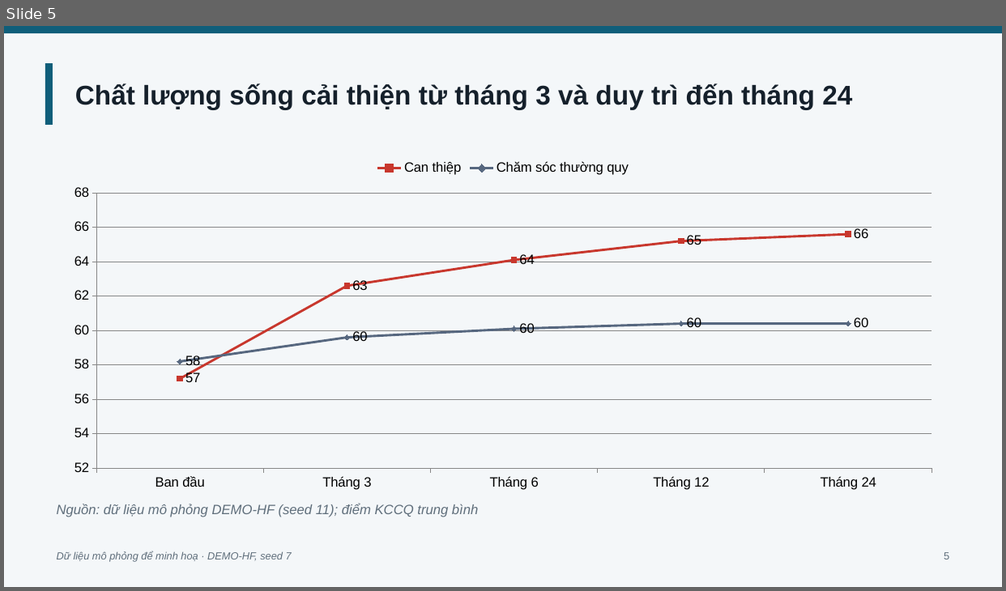
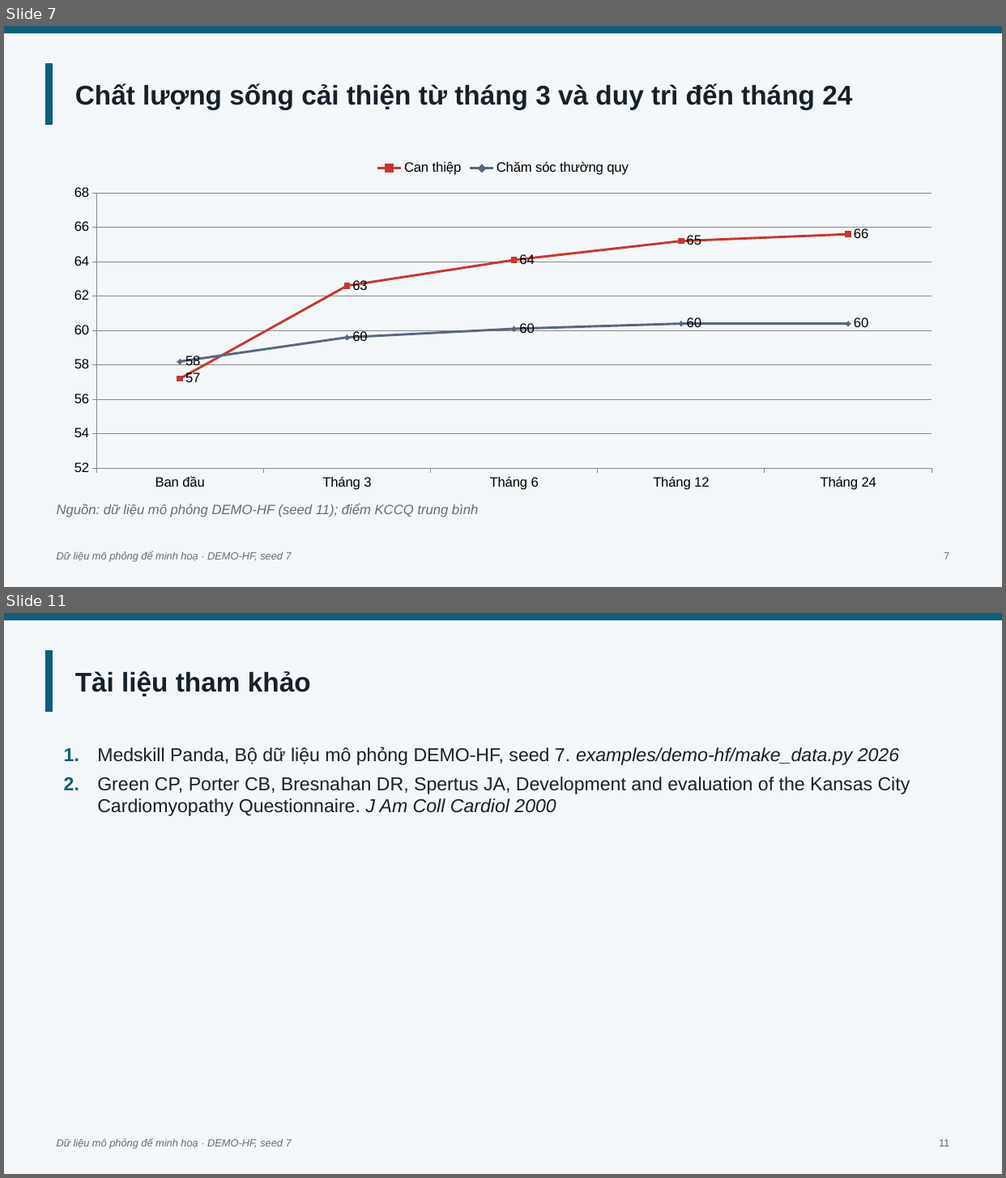
Before and after one commit to jackfeng94/medskill-panda, a slide deck: examples/demo-hf/pptx_vi/out/demo-hf.pptx. Shown one above the other, each under a label of ours: slide 5 before the commit, slides 7 and 11 after it; the slides between them are not shown. The pictures are 1006x591 and 1006x1178 pixels, drawn with LibreOffice and Linux fonts; fonts in the diff are those of the drawing; background and template pictures are left out. Boxes give left, top, right and bottom in pixels: in the first picture for what was removed or moved away, otherwise in the second. Text is boxed around its words. In the diff, an @@ line names an element or a change of style, - is before the commit and + after.

```diff
--- a/examples/demo-hf/pptx_vi/out/demo-hf.pptx
+++ b/examples/demo-hf/pptx_vi/out/demo-hf.pptx
@@ slide 11 added at (4, 613, 1002, 1174), background #F4F7F9; not listed: 2 template elements that a slide beside it also shows @@
@@ title added at (75, 671, 311, 696), 26 pt, text #15202B, bold @@
+Tài liệu tham khảo
@@ text added at (64, 747, 910, 816), 18 pt, text #15202B @@
+1. Medskill Panda, Bộ dữ liệu mô phỏng DEMO-HF, seed 7. examples/demo-hf/make_data.py 2026
+2. Green CP, Porter CB, Bresnahan DR, Spertus JA, Development and evaluation of the Kansas City Cardiomyopathy Questionnaire. J Am Coll Cardiol 2000
@@ text added at (57, 1139, 292, 1149), 10 pt, text #5F6E7B, italic @@
+Dữ liệu mô phỏng để minh hoạ · DEMO-HF, seed 7
@@ text added at (939, 1139, 949, 1147), 10 pt, text #5F6E7B @@
+11
@@ what was slide 5 is now slide 7 @@
@@ slide 7 changed as well @@
@@ text at (944, 552, 949, 560): text changed @@
-5
+7
```
Also in this commit, not shown: 5 other slides changed, 5 other slides added, 30 other files.
